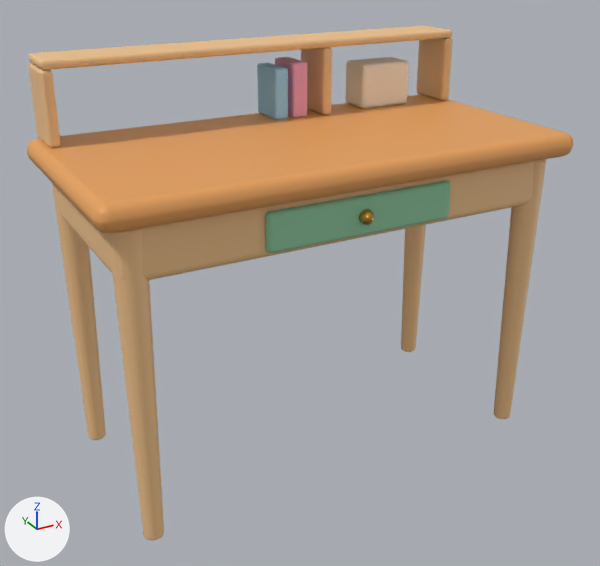
Two versions of the glTF model assets/custom/models/writing-desk.glb, one commit apart.
Rendered twice from a 50 mm lens placed at (-0.886, -1.592, 1.201), pointed at (-0.02, -0.017, 0.414). Lighting does not change. The marker at lower left points along +X, +Y and +Z. The picture after the commit comes second. Vertices at exactly the same position are counted once.

The scene before the commit, as lines of its bpy script (objects in view):
```python
me_writing_desk = bpy.data.meshes.new('writing-desk')
me_writing_desk.from_pydata(...)  # 1380 vertices, 2700 faces; spans x -0.55..0.55, y -0.28..0.28, z 0.0..0.94
# faces by material slot: [1692, 188, 156, 100, 188, 188, 188]
me_writing_desk.materials.append(mat_desk_wood)  # beige #f2c48d
me_writing_desk.materials.append(mat_desk_top)  # orange #e8a25c
me_writing_desk.materials.append(mat_desk_drawer)  # green #8fc9a0
me_writing_desk.materials.append(mat_desk_brass)  # orange #d9a84e
me_writing_desk.materials.append(mat_desk_paper)  # pale yellow #fbebd3
me_writing_desk.materials.append(mat_desk_book)  # pink #f5a7c2
me_writing_desk.materials.append(mat_desk_book2)  # blue #9dd4f2
ob_writing_desk = bpy.data.objects.new('writing-desk', me_writing_desk)
ob_writing_desk.location = (0.0, 0.0, 0.0)
```
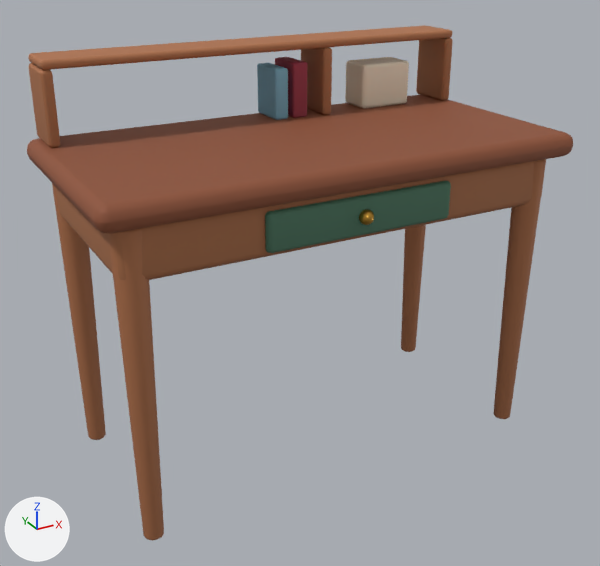
Location of each change, [x1, y1, x2, y2] in pixels of the pictures (600 x 566 px):
part 1 of me_writing_desk, recoloured (darker): [28, 25, 546, 541] in both
part 2 of me_writing_desk, recoloured (darker): [27, 94, 573, 234] in both
part 3 of me_writing_desk, recoloured (darker): [265, 181, 451, 253] in both
part 4 of me_writing_desk, recoloured: [345, 57, 409, 108] in both
part 5 of me_writing_desk, recoloured (darker): [275, 57, 307, 118] in both
part 6 of me_writing_desk, recoloured (darker): [257, 63, 288, 120] in both

Edits to the bpy script that builds the scene:
```text
Add mat_paint:
    mat_paint = bpy.data.materials.new('paint')
    mat_paint.use_nodes = True; mat_paint.node_tree.nodes.clear()
    _N = mat_paint.node_tree.nodes; _L = mat_paint.node_tree.links
    n0 = _N.new('ShaderNodeBsdfPrincipled'); n0.name = 'Principled BSDF'
    n0.inputs[2].default_value = 0.72  # 'Roughness'
    n1 = _N.new('ShaderNodeOutputMaterial'); n1.name = 'Material Output'
    n2 = _N.new('ShaderNodeVertexColor'); n2.name = 'Color Attribute'
    _L.new(n0.outputs[0], n1.inputs[0])  # 'BSDF' to 'Surface'
    _L.new(n2.outputs[0], n0.inputs[0])  # 'Color' to 'Base Color'
Change me_writing_desk:
    where me_writing_desk.from_pydata(...)  # 1380 vertices, 2700 faces; spans x -0.55..0.55, y -0.28..0.28, z 0.0..0.94
    used by ob_writing_desk; location = (0.0, 0.0, 0.0)
    me_writing_desk part 1: 1692 faces spanning x -0.522..0.522, y -0.245..0.27, z 0.0..0.94 switch from mat_desk_wood (beige #f2c48d) to mat_paint
    me_writing_desk part 2: 188 faces spanning x -0.55..0.55, y -0.28..0.28, z 0.705..0.76 switch from mat_desk_top (orange #e8a25c) to mat_paint
    me_writing_desk part 3: 156 faces spanning x -0.22..0.22, y -0.255..-0.235, z 0.605..0.69 switch from mat_desk_drawer (green #8fc9a0) to mat_paint
    me_writing_desk part 4: 188 faces spanning x 0.26..0.4, y 0.165..0.255, z 0.76..0.87 switch from mat_desk_paper (pale yellow #fbebd3) to mat_paint
    me_writing_desk part 5: 188 faces spanning x 0.06..0.1, y 0.16..0.26, z 0.76..0.89 switch from mat_desk_book (pink #f5a7c2) to mat_paint
    me_writing_desk part 6: 188 faces spanning x 0.013..0.048, y 0.16..0.26, z 0.76..0.88 switch from mat_desk_book2 (blue #9dd4f2) to mat_paint
```
